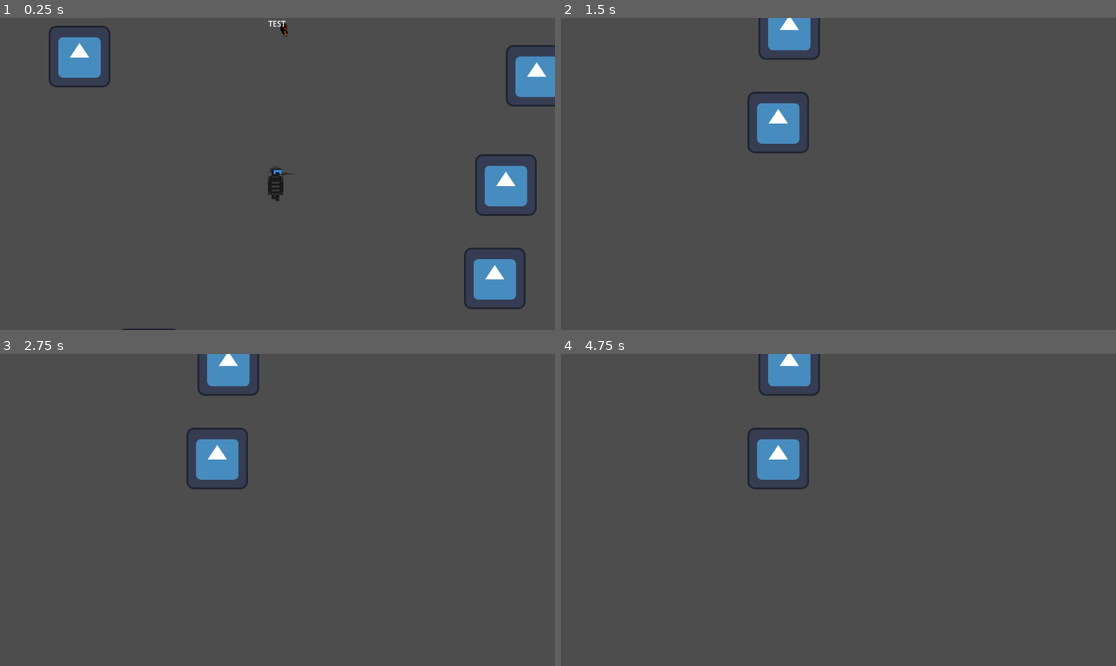
Above: before the commit, frames 1-4 (two rows, left to right).
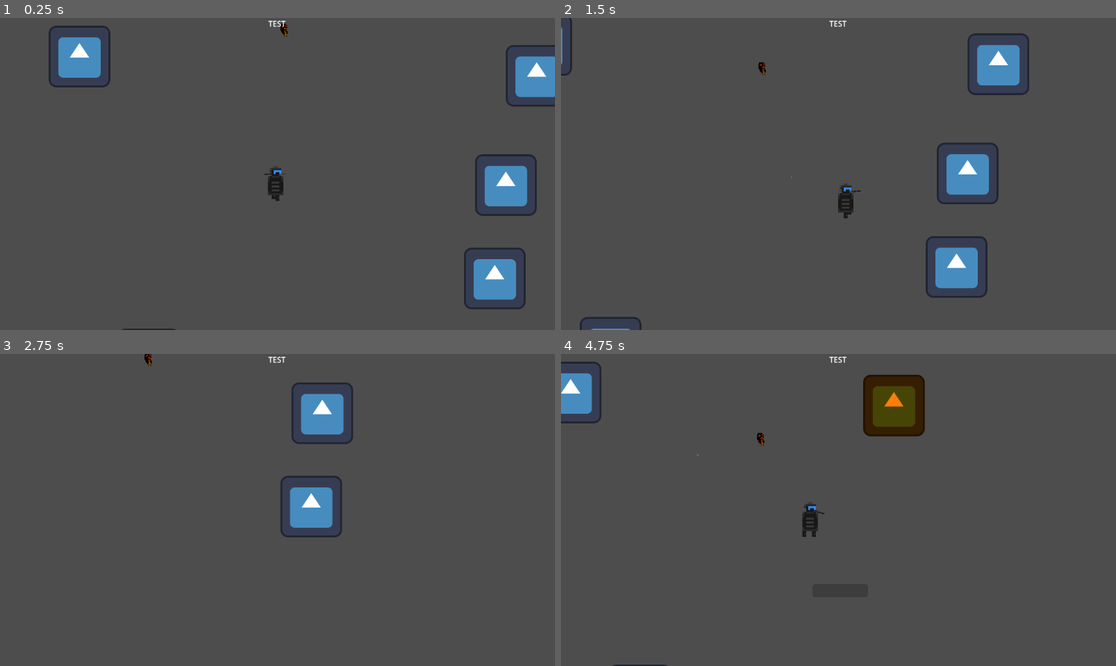
Above: after the commit, the same moments.

Repository: pingwin01games/BialJam2024
Game: Godot game, scene res://scene/world.tscn
Same seed, same stepped clock (60 frames per second), same inputs: the game is played once before the commit and once after it. The engine's default icon, where the game draws it, is replaced by a stand-in: a white triangle on a blue panel in a dark square.
Inputs (mouse positions are in pixels of both pictures, inside the frame that each line leads up to):
- Up to frame 1 (0.25 s): no input
- Up to frame 2 (1.5 s): move the mouse to (960, 158) at 0.52 s; hold Right (ui_right) 0.53-1.28 s; click (960, 158) at 0.6 s; move the mouse to (727, 189) at 1.27 s; hold Down (ui_down) from 1.28 s (still down); click (727, 189) at 1.35 s
- Up to frame 3 (2.75 s): move the mouse to (333, 441) at 2.02 s; release Down (ui_down) at 2.03 s; hold Right (ui_right) from 2.03 s (still down); click (333, 441) at 2.1 s
- Up to frame 4 (4.75 s): move the mouse to (810, 572) at 2.77 s; release Right (ui_right) at 2.78 s; hold Up (ui_up) 2.78-3.53 s; click (810, 572) at 2.85 s; move the mouse to (1005, 556) at 3.52 s; hold Left (ui_left) from 3.53 s (still down); click (1005, 556) at 3.6 s; tap R (reload) at 4.15 s; move the mouse to (672, 463) at 4.27 s; click (672, 463) at 4.35 s

The runs differ from the first frame. In frame 1, less than 0.1% of the frame differs, in the area x 47-53%, y 49-51%; in frame 2, 6.6%, in the area x 0-85%, y 0-100%; in frame 3, 4.9%; in frame 4, 5.7%.
Error before the commit: Invalid access to property or key 'position' on a base object of type 'null instance'. (res://script/enemy_2.gd:14)

Commit message:
strzelanie dziala poprawnie
aleluja

Diff:
--- a/scene/Guns/410rifle_logic.gd
+++ b/scene/Guns/410rifle_logic.gd
@@ -7,5 +7,5 @@
 	curAmmo = 30
 	maxMag = 6
 	curMag = 4
-	distanceToGun = 16
+	distanceToGun = 32
 	projectileScene = preload("res://scene/Guns/projectiles/bullet.tscn")
--- a/scene/Guns/gun_template.gd
+++ b/scene/Guns/gun_template.gd
@@ -35,9 +35,10 @@
 	var projectile = projectileScene.instantiate()
 	var projectiles = get_tree().get_first_node_in_group("projectiles")
 	#var projectiles = get_tree().root
+	var player = get_tree().get_first_node_in_group("player")
 
-	projectile.position = gunPos.global_position + Vector2(distanceToGun,0).rotated(atan2(get_global_mouse_position().y-position.y,get_global_mouse_position().x-position.x))
-	projectile.rotation = atan2(get_global_mouse_position().y-position.y,get_global_mouse_position().x-position.x)
+	projectile.position = player.position - Vector2(distanceToGun,0).rotated(atan2(get_global_mouse_position().y-position.y,get_global_mouse_position().x-position.x)) + Vector2(distanceToGun,0).rotated(atan2(get_global_mouse_position().y-position.y,get_global_mouse_position().x-position.x))
+	projectile.rotation = atan2(get_global_mouse_position().y-player.position.y,get_global_mouse_position().x-player.position.x)
 
 	projectiles.add_child(projectile)
 
--- a/scene/Guns/projectiles/bullet.tscn
+++ b/scene/Guns/projectiles/bullet.tscn
@@ -8,6 +8,7 @@
 size = Vector2(5, 2)
 
 [node name="Bullet_Template" instance=ExtResource("1_rcjk7")]
+rotation = -0.785398
 script = ExtResource("2_suej5")
 
 [node name="Sprite2D" parent="." index="0"]
--- a/scene/Guns/projectiles/bullet_logic.gd
+++ b/scene/Guns/projectiles/bullet_logic.gd
@@ -1,4 +1,4 @@
 extends "res://script/pila.gd"
 
 func _ready():
-	SPEED = 100
+	SPEED = 1000
--- a/scene/bullet_template.tscn
+++ b/scene/bullet_template.tscn
@@ -22,7 +22,7 @@
 
 [node name="Area_Of_Damage" type="Area2D" parent="."]
 collision_layer = 8
-collision_mask = 7
+collision_mask = 14
 
 [node name="CollisionShape2D" type="CollisionShape2D" parent="Area_Of_Damage"]
 shape = SubResource("CircleShape2D_mp0yi")
--- a/script/gracz.gd
+++ b/script/gracz.gd
@@ -1,5 +1,6 @@
 extends CharacterBody2D
 
+@onready var hand = $hand
 
 
 const SPEED = 300.0
@@ -38,3 +39,6 @@
 		velocity.y = move_toward(velocity.y, 0, SPEED * 0.05)
 
 	move_and_slide()
+
+	hand.position = Vector2(1,0).rotated(atan2(get_global_mouse_position().y-position.y,get_global_mouse_position().x-position.x))
+	hand.rotation = atan2(get_global_mouse_position().y-position.y,get_global_mouse_position().x-position.x)
--- a/script/pila.gd
+++ b/script/pila.gd
@@ -6,6 +6,7 @@
 func _physics_process(delta):
 
 	velocity = Vector2.RIGHT.rotated(rotation) * SPEED
+
 	move_and_slide()
 
 
